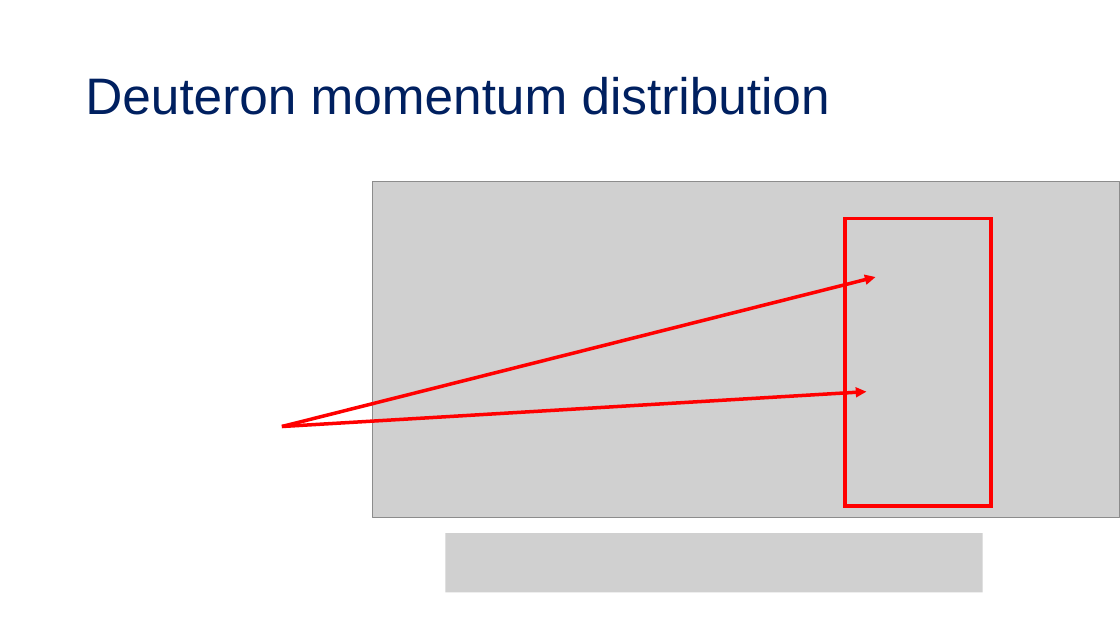
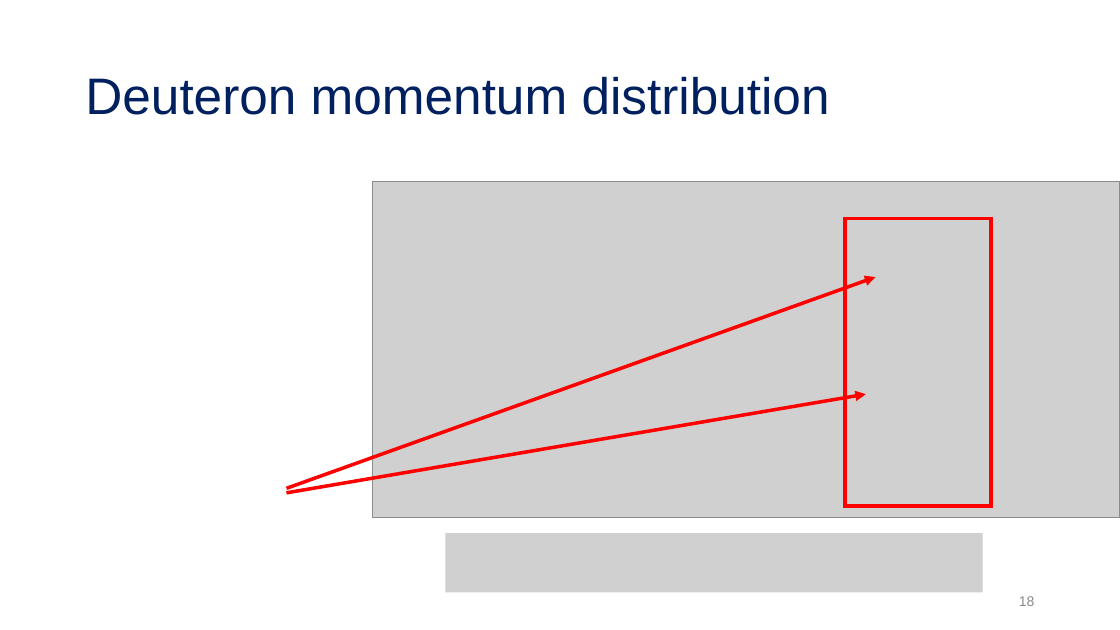
Before and after one commit to tropiano4/tropiano-srg, a slide deck: slide 18 of Presentations/DNP_October2020/tropiano_dnp_october2020.pptx. Drawn at 1120x630 pixels with LibreOffice and Linux fonts; fonts in the diff are those of the drawing; grey boxes stand for pictures. Boxes give left, top, right and bottom in pixels: in the first picture for what was removed or moved away, otherwise in the second. Text is boxed around its words. In the diff, an @@ line names an element or a change of style, - is before the commit and + after.

```diff
--- a/Presentations/DNP_October2020/tropiano_dnp_october2020.pptx
+++ b/Presentations/DNP_October2020/tropiano_dnp_october2020.pptx
@@ arrow moved from (282, 427) - (875, 277) to (287, 488) - (875, 277) @@
@@ arrow moved from (282, 427) - (866, 392) to (287, 493) - (866, 394) @@
@@ page number added at (x1=1019, y1=596, x2=1035, y2=606), 12 pt, text #8C8C8C @@
+18
```
Also in this commit, not shown: 22 other slides changed.
